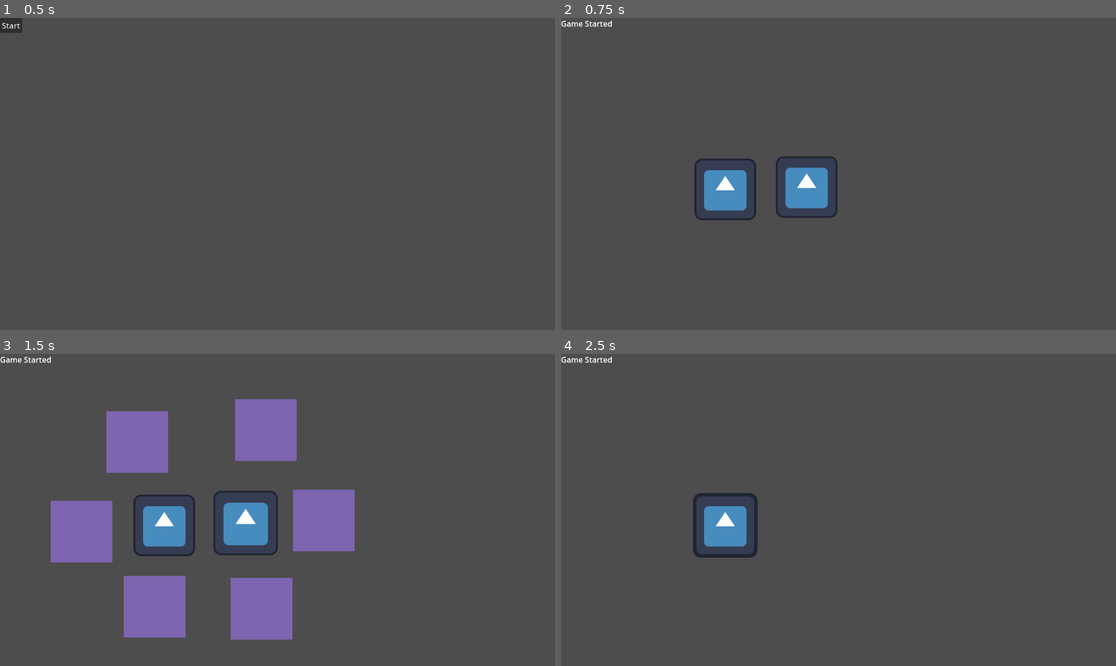
Above: before the commit, frames 1-4 (two rows, left to right).
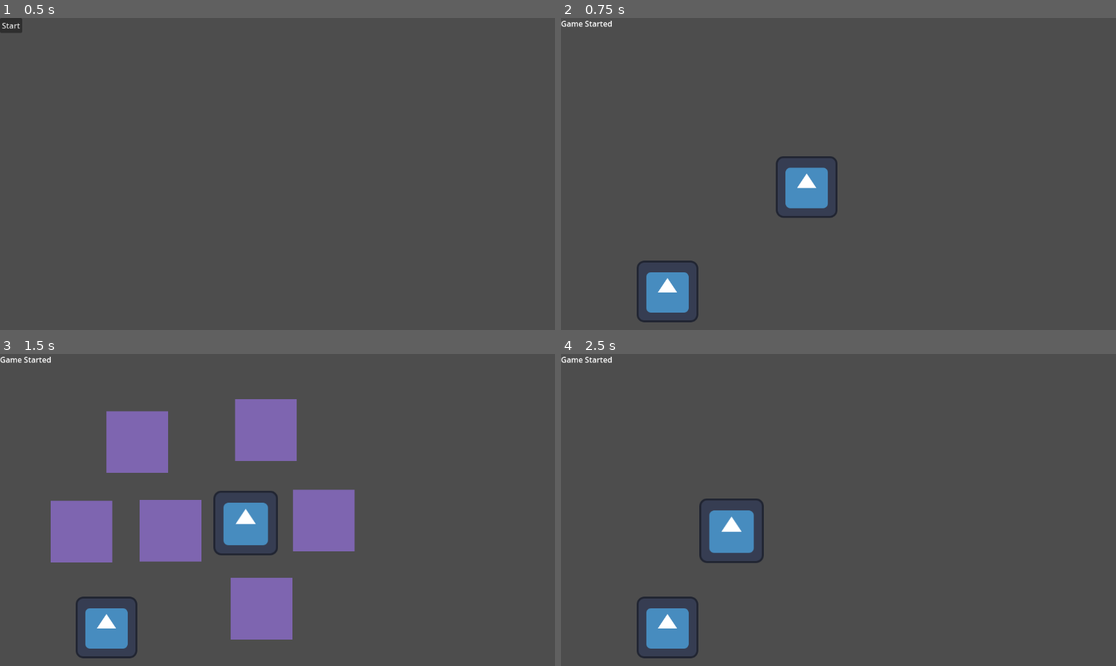
Above: after the commit, the same moments.

Repository: morganwynne/Cracking-Kingdom-Down
Game: Godot game, scene res://scenes/core.tscn
Two runs of this game, one before a commit and one after it. Both use one fixed random seed, a clock stepped at 60 frames per second and the inputs below. The engine's default icon, where the game draws it, is replaced by a stand-in: a white triangle on a blue panel in a dark square.
Inputs (mouse positions are in pixels of both pictures, inside the frame that each line leads up to):
- Up to frame 1 (0.5 s): no input
- Up to frame 2 (0.75 s): click "Start" at 0.5 s
- Up to frame 3 (1.5 s): tap Enter at 1.25 s; move the mouse to (244, 522) at 1.27 s; press the mouse at (244, 522) at 1.28 s
- Up to frame 4 (2.5 s): tap Space at 2 s; move the mouse to (727, 525) at 2.02 s; release the mouse at (727, 525) at 2.03 s; click (727, 525) at 2.1 s

Frame 1 is identical in both runs. In frame 2, 2.5% of the frame differs, in the area x 13-36%, y 44-98%; in frame 3, 5.7%, in the area x 13-37%, y 44-98%; in frame 4, 2.7%.
Error before the commit: Invalid access to property or key 'position' on a base object of type 'Nil'. (res://scripts/plate.gd:23)

Commit message:
Fix plate clearing hovering on leaving original

Diff:
--- a/scenes/game.tscn
+++ b/scenes/game.tscn
@@ -30,7 +30,7 @@
 position = Vector2(169, 369)
 
 [node name="PlateHolder5" parent="." instance=ExtResource("1_eol53")]
-position = Vector2(321, 525)
+position = Vector2(354, 367)
 
 [node name="PlateHolder6" parent="." instance=ExtResource("1_eol53")]
 position = Vector2(543, 529)
@@ -39,4 +39,4 @@
 position = Vector2(510, 351)
 
 [node name="Plate2" parent="." instance=ExtResource("2_3k1tl")]
-position = Vector2(341, 356)
+position = Vector2(221, 568)
--- a/scripts/plate.gd
+++ b/scripts/plate.gd
@@ -40,12 +40,14 @@
   print("_on_area_2d_body_entered triggered")
 
   if body is PlateHolder:
-    hovering_plate_holder = body
     body.modulate = Color(Color.REBECCA_PURPLE, 1)
+    if body != plate_holder:
+      hovering_plate_holder = body
 
 func _on_area_2d_body_exited(body:StaticBody2D) -> void:
   print("_on_area_2d_body_exited triggered")
 
   if body is PlateHolder:
-    hovering_plate_holder = null
     body.modulate = Color(Color.MEDIUM_PURPLE, 0.7)
+    if body == hovering_plate_holder:
+      hovering_plate_holder = null
